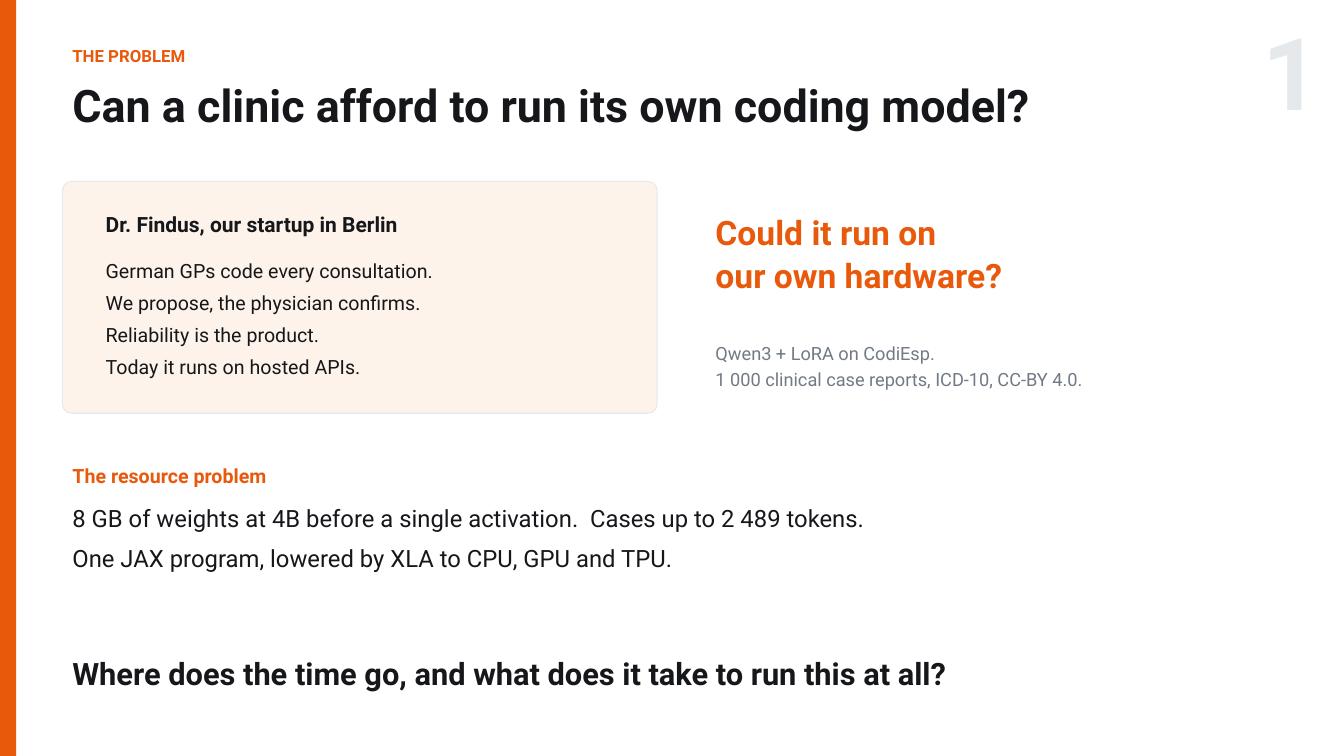
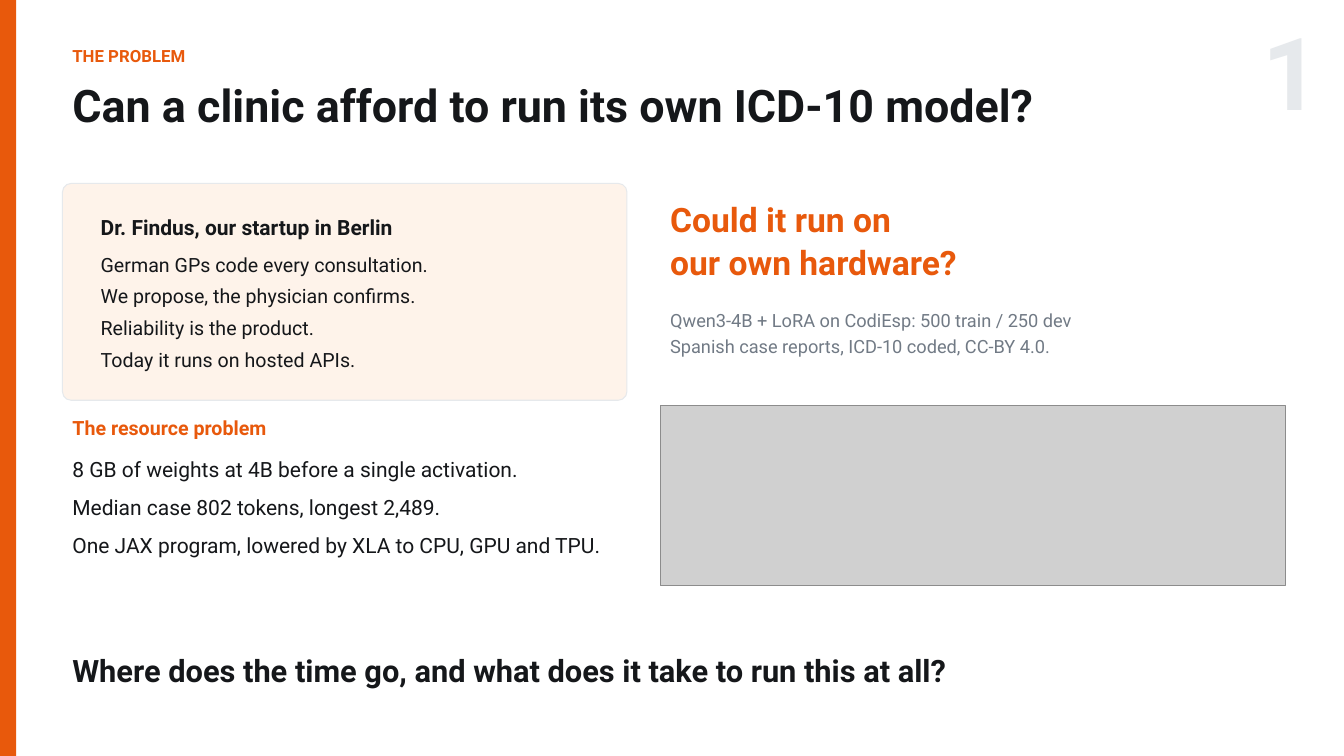
Before and after one commit to RN0L/me344-qwen3-icd10-profiling, a slide deck: slide 1 of slides/ME344_Final_Arnold_Hambuch.pptx. Drawn at 1344x756 pixels with LibreOffice and Linux fonts; fonts in the diff are those of the drawing; grey boxes stand for pictures. Boxes give left, top, right and bottom in pixels: in the first picture for what was removed or moved away, otherwise in the second. Text is boxed around its words. In the diff, an @@ line names an element or a change of style, - is before the commit and + after.

```diff
--- a/slides/ME344_Final_Arnold_Hambuch.pptx
+++ b/slides/ME344_Final_Arnold_Hambuch.pptx
@@ text at <box>72,88,1033,123</box>: text changed @@
-Can a clinic afford to run its own coding model?
+Can a clinic afford to run its own ICD-10 model?
@@ rounded rectangle: place and size @@
-rounded rectangle at <box>63,181,657,413</box>
+rounded rectangle at <box>63,184,627,400</box>
@@ text "Could it run on": place and size @@
-text "Could it run on" at <box>715,219,1002,289</box>
+text "Could it run on" at <box>670,206,956,276</box>
@@ text "Dr. Findus, our startup in ...": place and size @@
-text "Dr. Findus, our startup in ..." at <box>106,216,397,237</box>
+text "Dr. Findus, our startup in ..." at <box>101,219,392,240</box>
@@ text "German GPs code every consultation.": place and size @@
-text "German GPs code every consultation." at <box>106,263,432,378</box>
+text "German GPs code every consultation." at <box>101,257,427,371</box>
@@ text at <box>670,313,1072,357</box>: text changed @@
-Qwen3 + LoRA on CodiEsp.
-1 000 clinical case reports, ICD-10, CC-BY 4.0.
+Qwen3-4B + LoRA on CodiEsp: 500 train / 250 dev
+Spanish case reports, ICD-10 coded, CC-BY 4.0.
@@ text "The resource problem": place and size @@
-text "The resource problem" at <box>72,468,267,487</box>
+text "The resource problem" at <box>72,420,267,439</box>
@@ picture added at <box>660,405,1286,586</box> @@
@@ text "8 GB of weights at ...": place and size @@
-text "8 GB of weights at ..." at <box>72,509,864,572</box>
+text "8 GB of weights at ..." at <box>72,461,600,558</box>
@@ text at <box>72,461,518,520</box>: text changed; size 17 to 15 pt @@
-8 GB of weights at 4B before a single activation. Cases up to 2 489 tokens.
+8 GB of weights at 4B before a single activation.
+Median case 802 tokens, longest 2,489.
@@ text at <box>72,537,600,558</box>: size 17 to 15 pt in "One JAX program, lowered by XLA to ..."; more space between paragraphs @@
```
Also in this commit, not shown: 4 other slides changed, 11 other files.
